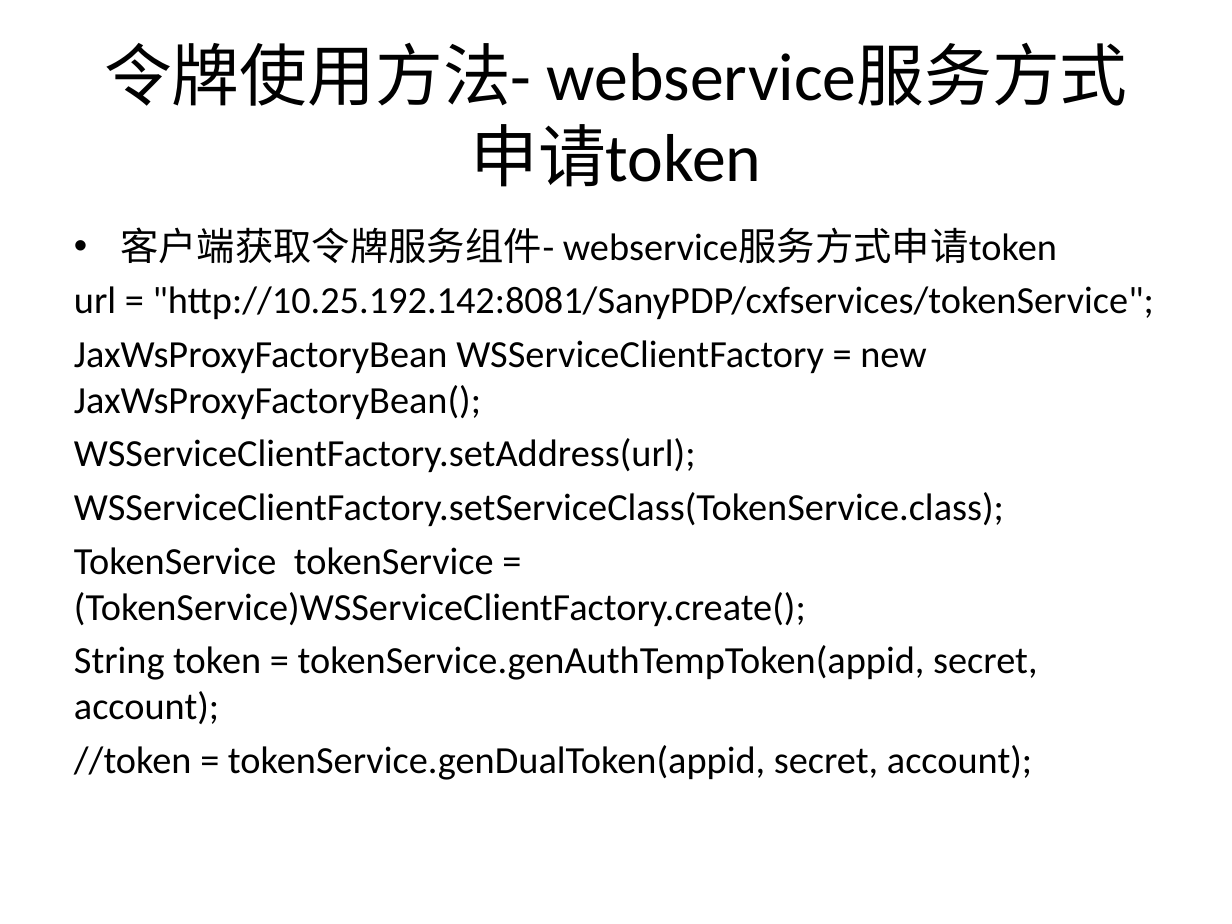
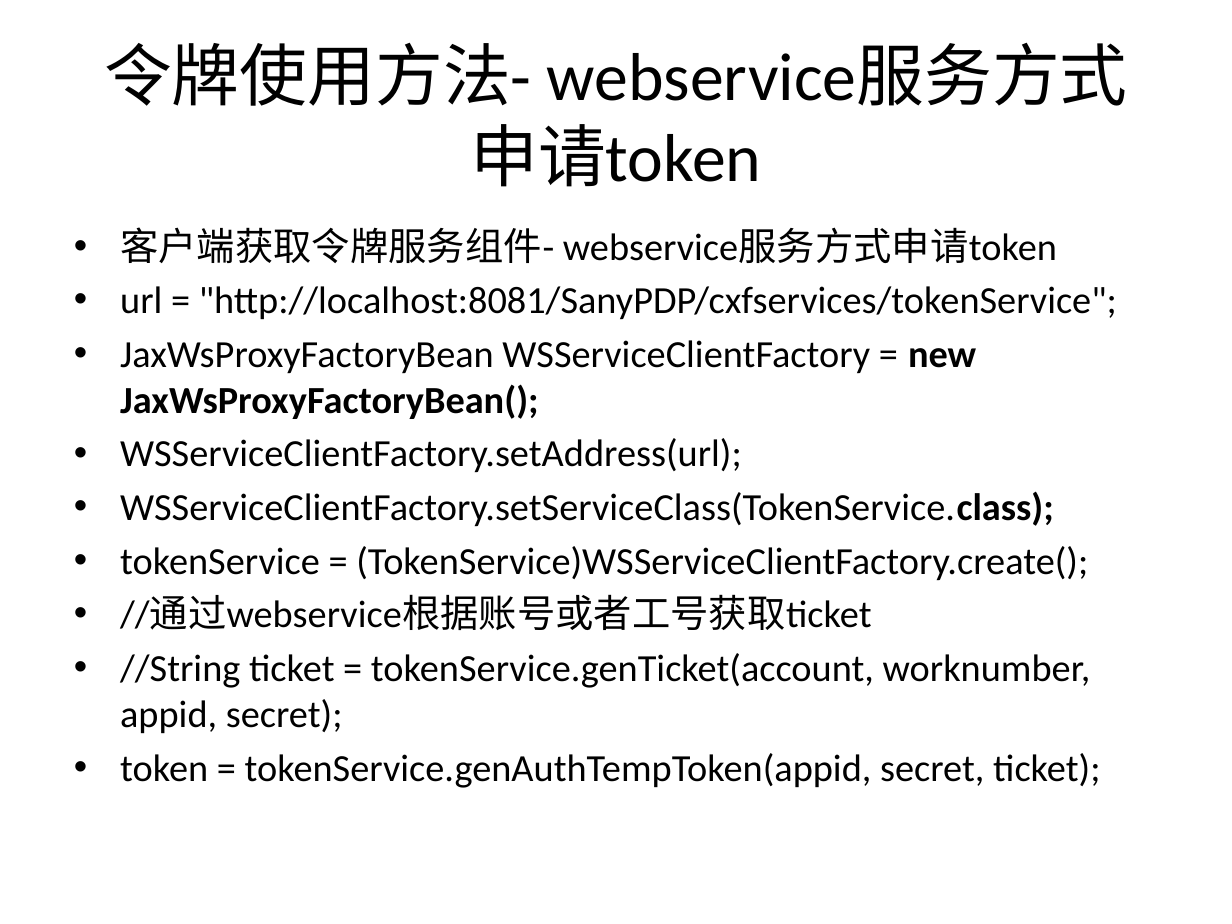
Before and after one commit to bbossgroups/bboss, a slide deck: slide 10 of 文档/令牌管理.pptx (slide 9 before the commit). Drawn at 1232x924 pixels with LibreOffice and Linux fonts; fonts in the diff are those of the drawing. Boxes give left, top, right and bottom in pixels: in the first picture for what was removed or moved away, otherwise in the second. Text is boxed around its words. In the diff, an @@ line names an element or a change of style, - is before the commit and + after.

```diff
--- a/文档/令牌管理.pptx
+++ b/文档/令牌管理.pptx
@@ text at box(120, 286, 1117, 320): text changed @@
-url = "http://10.25.192.142:8081/SanyPDP/cxfservices/tokenService";
+• url = "http://localhost:8081/SanyPDP/cxfservices/tokenService";
@@ text at box(120, 340, 1054, 527): bold on in "new JaxWsProxyFactoryBean();", "WSServiceClientFactory.setServiceClass(TokenService.class);"; bullet none to • @@
@@ text at box(120, 546, 1100, 788): text changed @@
-TokenService tokenService = (TokenService)WSServiceClientFactory.create();
-String token = tokenService.genAuthTempToken(appid, secret, account);
-//token = tokenService.genDualToken(appid, secret, account);
+• tokenService = (TokenService)WSServiceClientFactory.create();
+• //通过webservice根据账号或者工号获取ticket
+• //String ticket = tokenService.genTicket(account, worknumber, appid, secret);
+• token = tokenService.genAuthTempToken(appid, secret, ticket);
```
Also in this commit, not shown: 13 other slides changed, 5 slides added, 2 slides removed, 45 other files.
